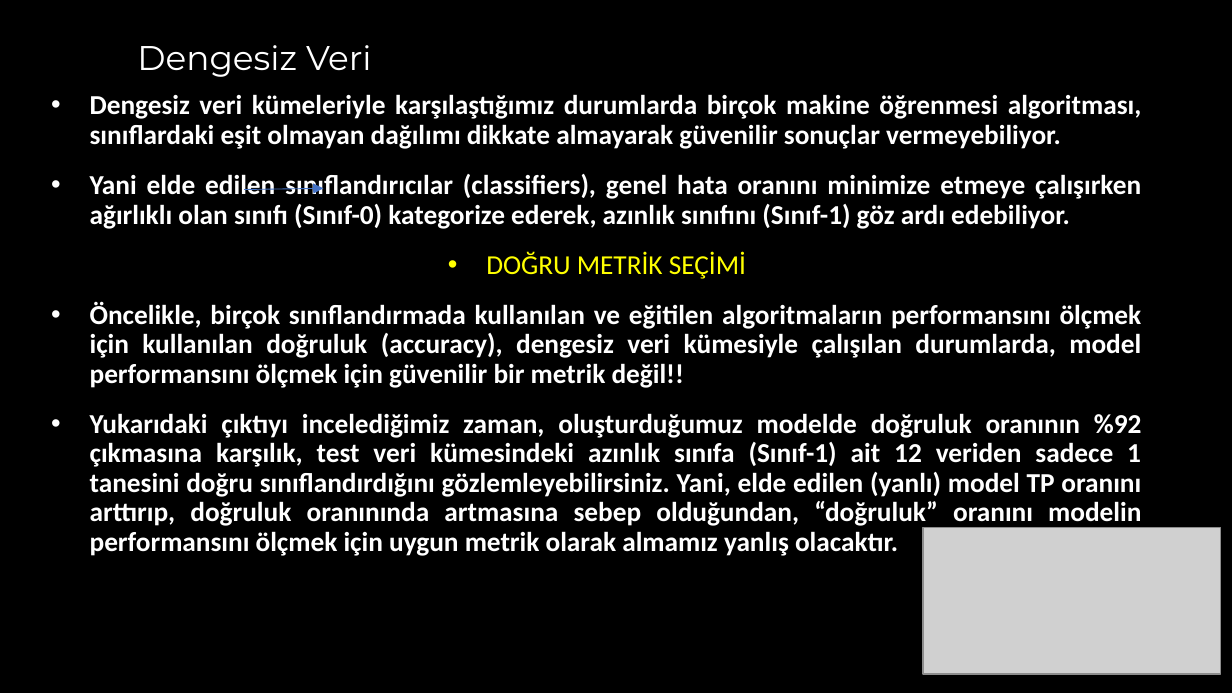
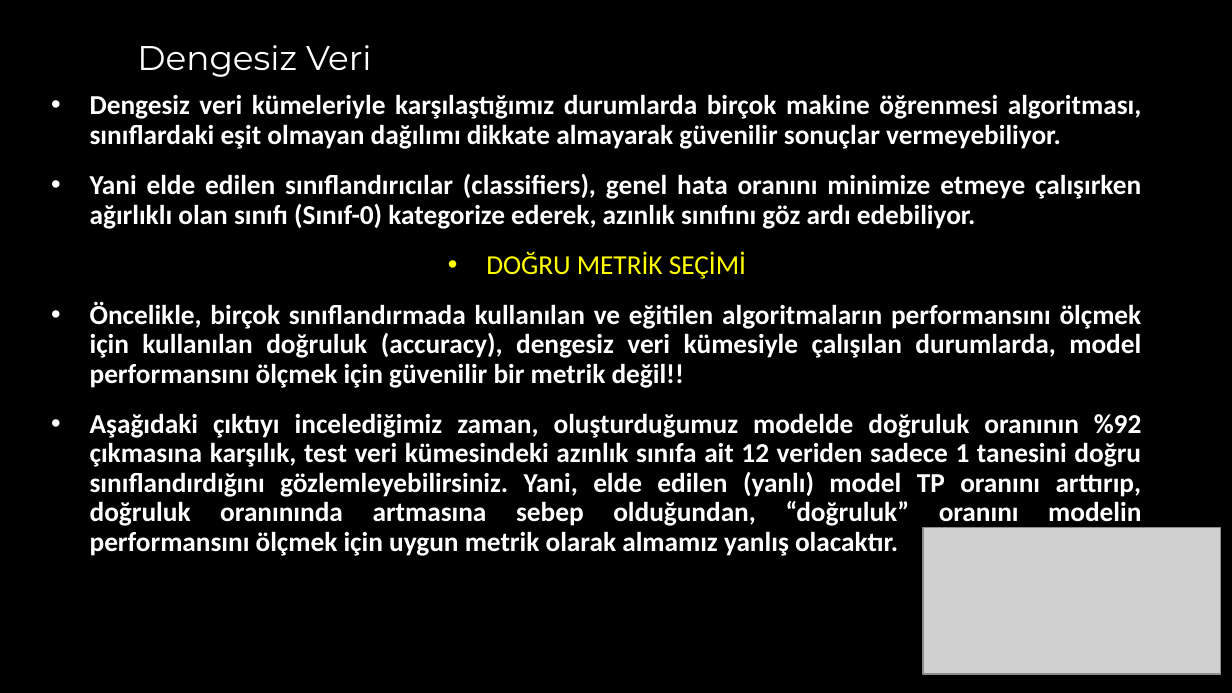
Before and after one commit to akaraci/Makine-Ogrenmesi, a slide deck: slide 6 of Sunular/MÖT-Hafta-4 - Underfitting_and_Overfitting.pptx. Drawn at 1232x693 pixels with LibreOffice and Linux fonts; fonts in the diff are those of the drawing; grey boxes stand for pictures. Boxes give left, top, right and bottom in pixels: in the first picture for what was removed or moved away, otherwise in the second. Text is boxed around its words. In the diff, an @@ line names an element or a change of style, - is before the commit and + after.

```diff
--- a/Sunular/MÖT-Hafta-4 - Underfitting_and_Overfitting.pptx
+++ b/Sunular/MÖT-Hafta-4 - Underfitting_and_Overfitting.pptx
@@ text at (x1=90, y1=174, x2=1141, y2=229): text changed @@
-• Yani elde edilen sınıflandırıcılar (classifiers), genel hata oranını minimize etmeye çalışırken ağırlıklı olan sınıfı (Sınıf-0) kategorize ederek, azınlık sınıfını (Sınıf-1) göz ardı edebiliyor.
+• Yani elde edilen sınıflandırıcılar (classifiers), genel hata oranını minimize etmeye çalışırken ağırlıklı olan sınıfı (Sınıf-0) kategorize ederek, azınlık sınıfını göz ardı edebiliyor.
@@ arrow removed from (244, 190) to (323, 188) @@
@@ text at (x1=90, y1=413, x2=1142, y2=556): text changed @@
-• Yukarıdaki çıktıyı incelediğimiz zaman, oluşturduğumuz modelde doğruluk oranının %92 çıkmasına karşılık, test veri kümesindeki azınlık sınıfa (Sınıf-1) ait 12 veriden sadece 1 tanesini doğru sınıflandırdığını gözlemleyebilirsiniz. Yani, elde edilen (yanlı) model TP oranını arttırıp, doğruluk oranınında artmasına sebep olduğundan, “doğruluk” oranını modelin performansını ölçmek için uygun metrik olarak almamız yanlış olacaktır.
+• Aşağıdaki çıktıyı incelediğimiz zaman, oluşturduğumuz modelde doğruluk oranının %92 çıkmasına karşılık, test veri kümesindeki azınlık sınıfa ait 12 veriden sadece 1 tanesini doğru sınıflandırdığını gözlemleyebilirsiniz. Yani, elde edilen (yanlı) model TP oranını arttırıp, doğruluk oranınında artmasına sebep olduğundan, “doğruluk” oranını modelin performansını ölçmek için uygun metrik olarak almamız yanlış olacaktır.
```
Also in this commit, not shown: 9 other slides changed, 1 slide added, 1 slide removed.
